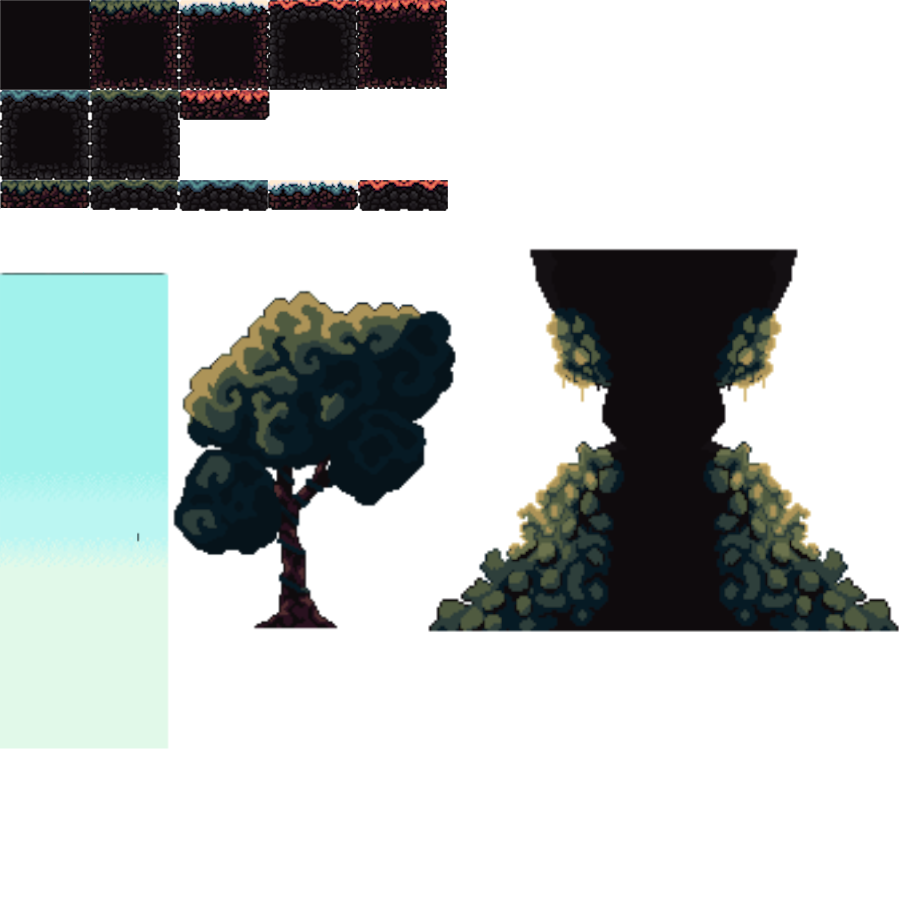
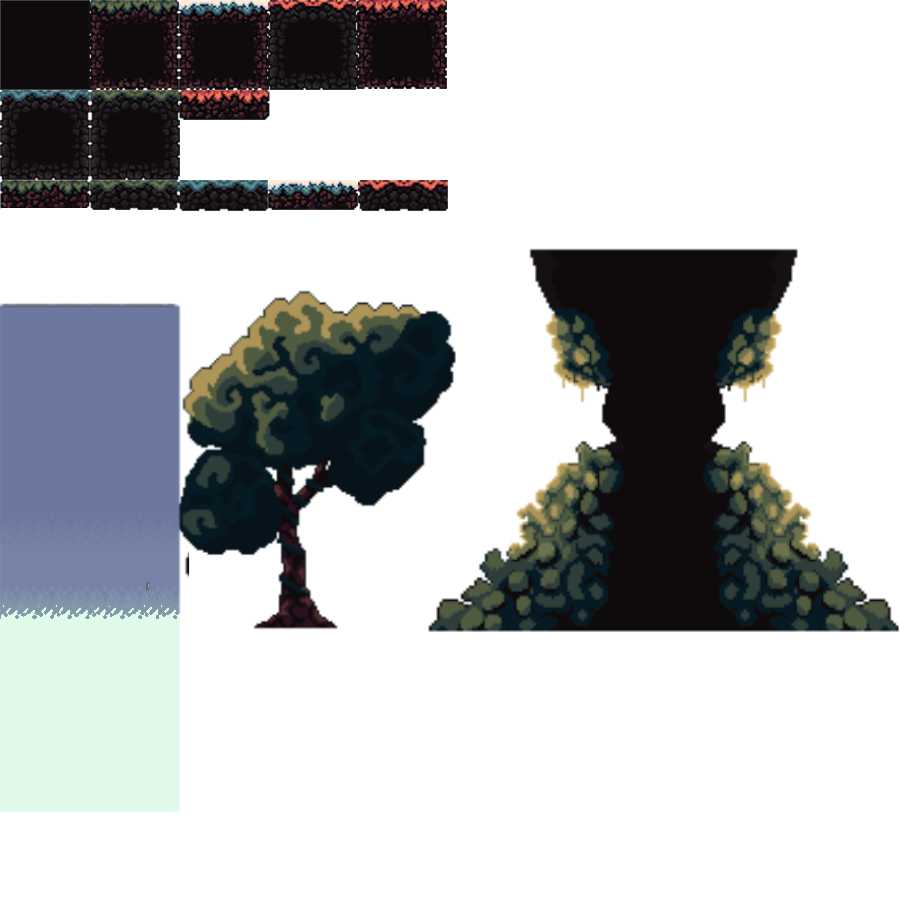
Layered file, before and after one edit (900×900). Changes by layer:
added layer "Floated Layer" above "TerrainSet.png" over [0, 303, 190, 813]
painted on "TerrainSet.png" over [0, 272, 177, 749]
